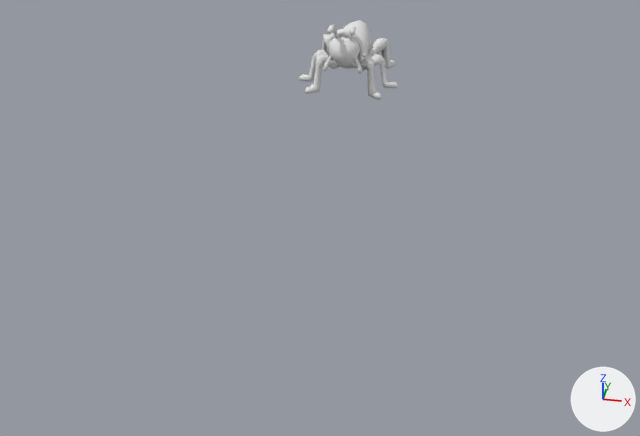
Two versions of the Blender file Game/LighthouseKeeper.blend, one commit apart.
Rendered twice from a 50 mm lens placed at (5.1, -32.0, 13.9), pointed at (-1.1, -0.5, -6.3). Every picture has the same lights, and +X, +Y and +Z are marked at lower right. Mesh edges are drawn as thin lines on the coarser meshes.

Names of what the first picture shows: 'FF_Body'.
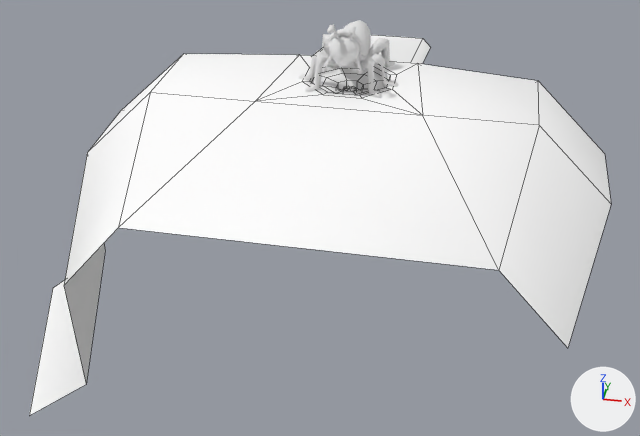
Pixel boxes (x1, y1, x2, y2) of what changed, in the pictures (640 x 436 px):
'Torch', shown: after (29, 35, 611, 416)

What changed in the scene script:
```text
Change ob_torch:
    remove ob_torch.hide_set(True)  # wire or fog, not drawn
```
